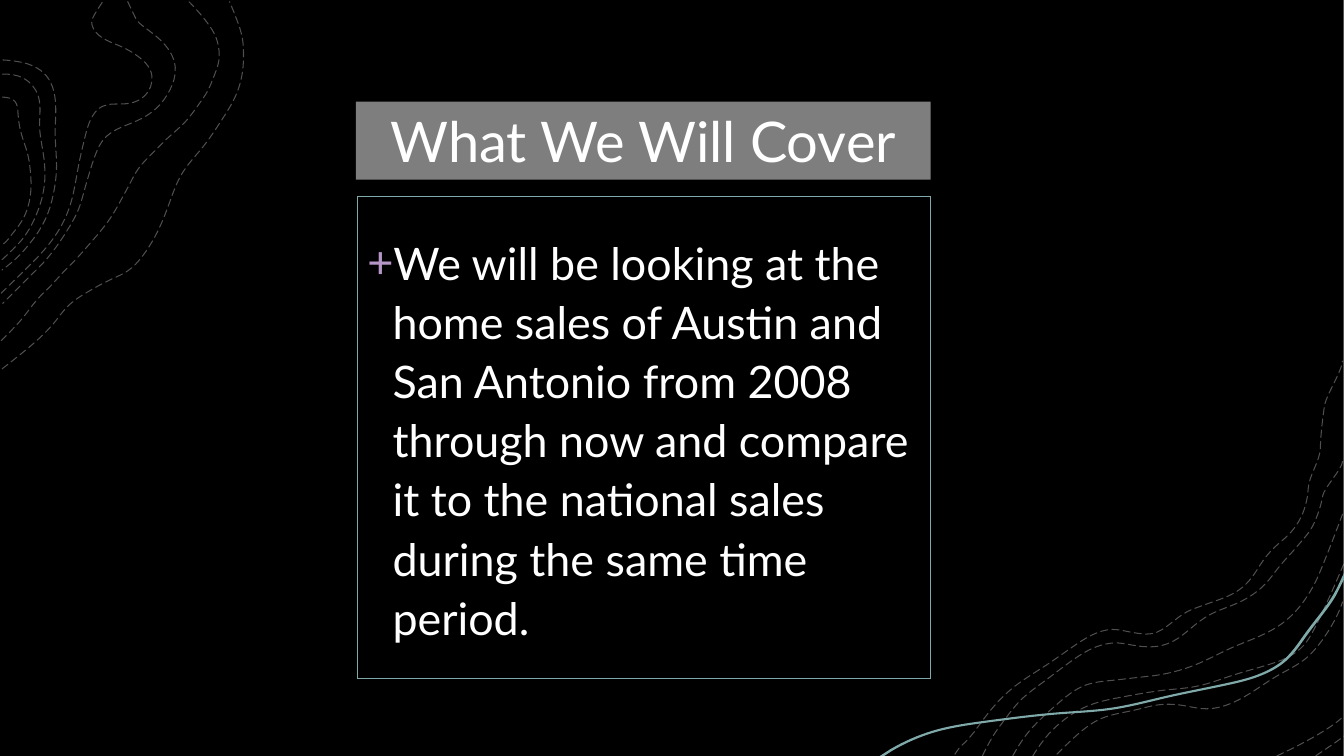
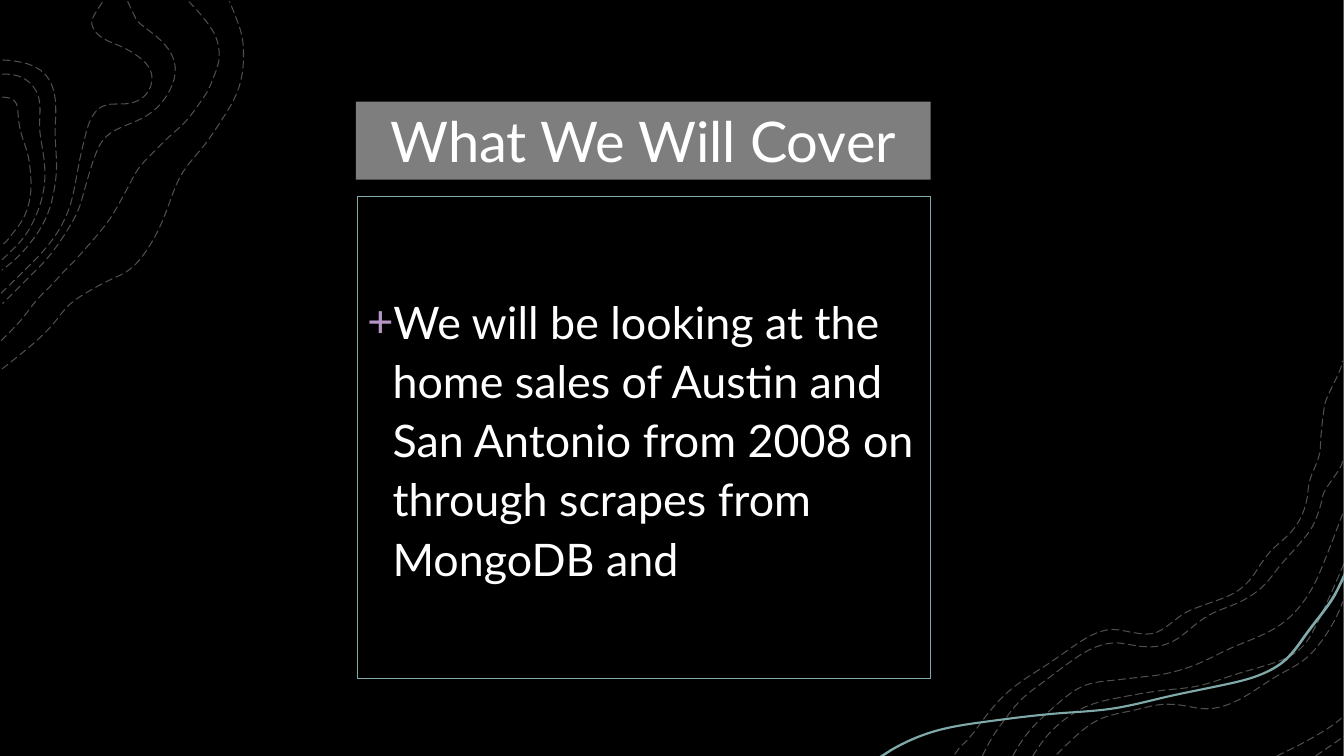
Before and after one commit to jtell32/Project-2, a slide deck: slide 2 of Project 2 (Group 4).pptx. Drawn at 1344x756 pixels with LibreOffice and Linux fonts; fonts in the diff are those of the drawing; background and template pictures are left out. Boxes give left, top, right and bottom in pixels: in the first picture for what was removed or moved away, otherwise in the second. Text is boxed around its words. In the diff, an @@ line names an element or a change of style, - is before the commit and + after.

```diff
--- a/Project 2 (Group 4).pptx
+++ b/Project 2 (Group 4).pptx
@@ text at bbox=[393, 306, 913, 585]: text changed @@
-+ We will be looking at the home sales of Austin and San Antonio from 2008 through now and compare it to the national sales during the same time period.
++ We will be looking at the home sales of Austin and San Antonio from 2008 on through scrapes from MongoDB and
```
Also in this commit, not shown: 2 other slides changed, 3 slides added, 3 slides removed.
